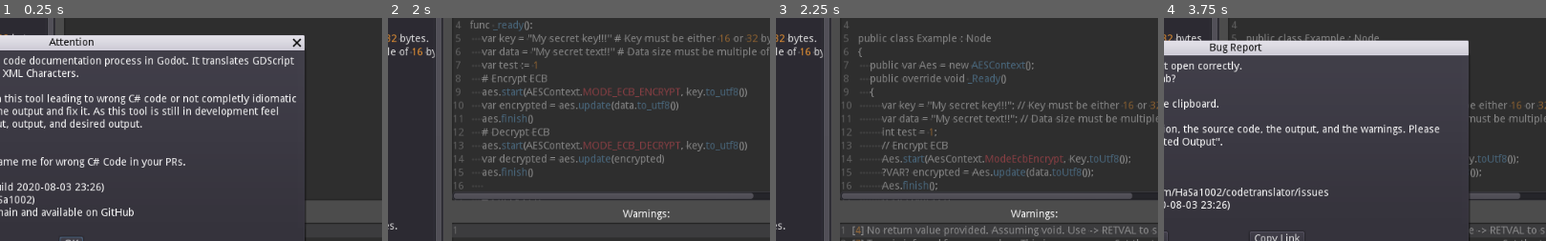
Above: before the commit, frames 1-4 (left to right).
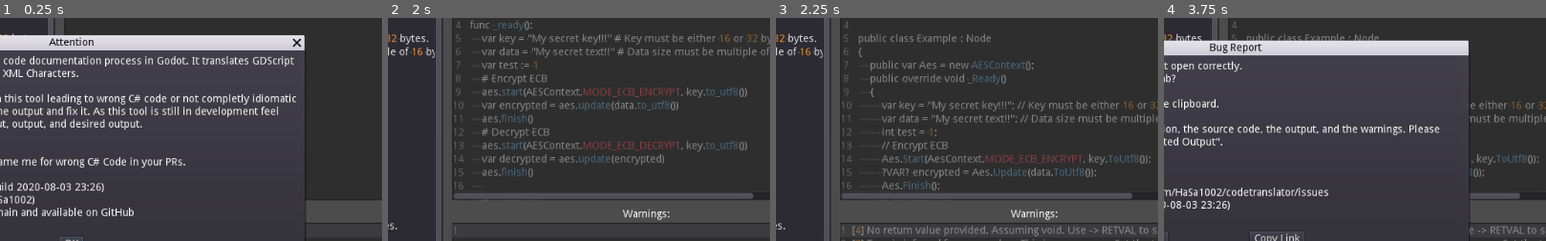
Above: after the commit, the same moments.

Repository: HaSa1002/codetranslator
Game: Godot game, scene res://Translator.tscn
Same seed, same stepped clock (60 frames per second), same inputs: the game is played once before the commit and once after it.
Inputs:
- Up to frame 1 (0.25 s): no input
- Up to frame 2 (2 s): click "OK" at 0.5 s; click "Escape XML" at 1.25 s
- Up to frame 3 (2.25 s): click "Output C#" at 2 s
- Up to frame 4 (3.75 s): click "Regenerate" at 2.75 s; click "Report Bug" at 3.5 s
The pictures show only the part of the screen within x 41-91%, y 19-69%; the shares and areas given below are measured in that part.

Frames 1-2 are identical in both runs. In frame 3, 1.4% of the frame differs, in the area x 33-98%, y 61-78%; in frame 4, 0.4%.

Commit message:
Add Array detection and fix var splitting

Diff:
--- a/Translator.gd
+++ b/Translator.gd
@@ -916,14 +916,20 @@
 				result += i[1]
 				previous = "const"
 			"return":
-				result += "return " + _convert_statement(line, i[1], gsv, lsv, usings, false);
+				result += "return " + _convert_statement(line, i[1], gsv, lsv, usings, false)
 				previous = "return"
+			"array":
+				var elements := ""
+				for e in i[1]:
+					elements += _convert_statement(line, e, gsv, lsv, usings, false) + ", "
+				elements.erase(elements.length() - 2, 2)
+				result += BUILTIN_CLASSES["Array"][1] % elements
 			"?":
 				warn(line, "Expression %s is unrecognized!" % i[1])
 				pass
 			var other:
-				print("type %s is unrecognized! Content:" % other, i)
-				warn(line, "type %s is unrecognized!" % other)
+				print("type %s is unrecognized! Content:" % other[0], i)
+				warn(line, "type %s is unrecognized!" % other[0])
 	if place_semicolon:
 		result += ";"
 	return result
@@ -955,7 +961,7 @@
 ## Parses a variable declaration and output converted code
 func _parse_declaration(line: int, global_scope: bool, string: String, gsv, lsvi, lsv, usings) -> String:
 	var result := ""
-	if global_scope: # Don't include access modifier in global scope
+	if global_scope: # Include access modifier in global scope
 		result += "private " if _is_private_var(string) else "public "
 	var info := _parse_variable_d(string)
 	if info[1] == null:
@@ -1036,6 +1042,22 @@
 			else:
 				string.erase(0, end + 3)
 			printt("SUB!", string)
+		elif _is_array(string):
+			var end = string.find("]")
+			var last_comma := 1
+			var comma := string.find(",")
+			var elements := []
+			while comma != -1:
+				var debug := string.substr(last_comma, comma - last_comma)
+				elements.push_back(_parse_statement(line, string.substr(last_comma, comma - last_comma)))
+				last_comma = comma + 1
+				comma = string.find(",", last_comma)
+			elements.push_back(_parse_statement(line, string.substr(last_comma, end - last_comma)))
+			res.push_back(["array", elements])
+			if end == -1:
+				string = ""
+			else:
+				string.erase(0, end + 1)
 		elif _is_get_node(string):
 			var node_path = _get_get_node(string.right(1))
 			res.push_back(["get_node", node_path])
@@ -1105,11 +1127,12 @@
 			var dot = string.find(".")
 			var bracket = string.find("[")
 			#var space = string.find (" ")
-			var var_end = dot if dot < bracket && dot != -1 else bracket
+			var use_dot = (dot < bracket && dot != -1) || (bracket == -1)
+			var var_end = dot if use_dot else bracket
 			#var_end = space if space < var_end && space != -1 else var_end
 			res.push_back(["var", string.substr(0, var_end)])
 			if var_end != -1:
-				string = string.substr(var_end + (1 if dot < bracket && dot != -1 else 0))
+				string = string.substr(var_end + (1 if use_dot else 0))
 			else:
 				string = ""
 	if !string.empty():
